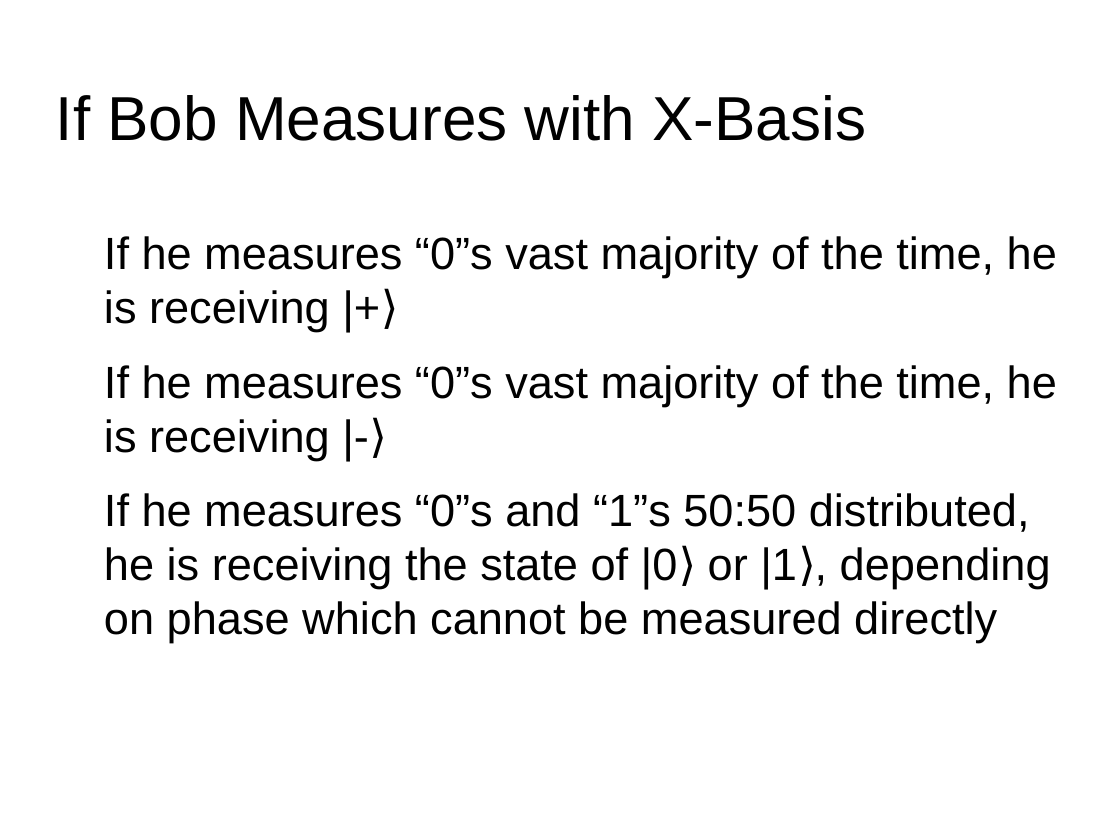
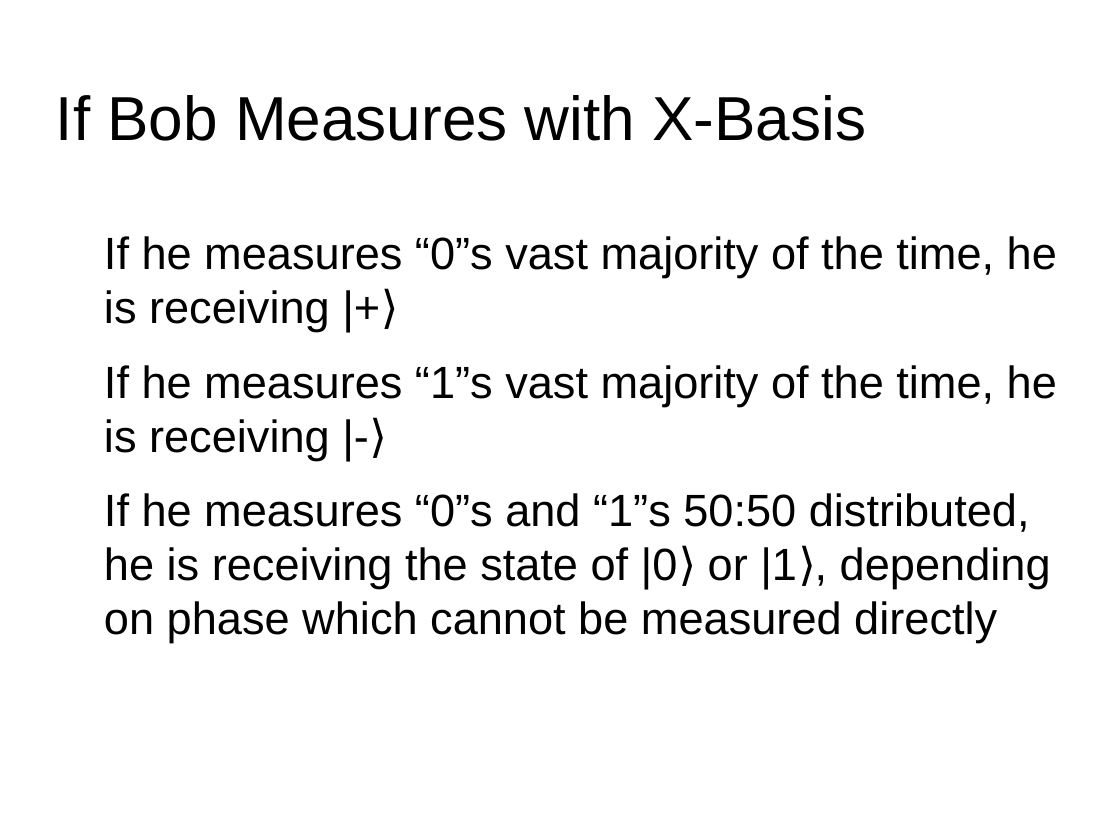
Before and after one commit to alihakimtaskiran/2022_qutech_challenge, a slide deck: slide 14 of Presentation.pptx. Drawn at 1120x840 pixels with LibreOffice and Linux fonts; fonts in the diff are those of the drawing; background and template pictures are left out. Boxes give left, top, right and bottom in pixels: in the first picture for what was removed or moved away, otherwise in the second. Text is boxed around its words. In the diff, an @@ line names an element or a change of style, - is before the commit and + after.

```diff
--- a/Presentation.pptx
+++ b/Presentation.pptx
@@ text at (104,365,1057,460): text changed @@
-● If he measures “0”s vast majority of the time, he is receiving |-⟩
+● If he measures “1”s vast majority of the time, he is receiving |-⟩
```
Also in this commit, not shown: 2 other slides changed, 1 other file.
